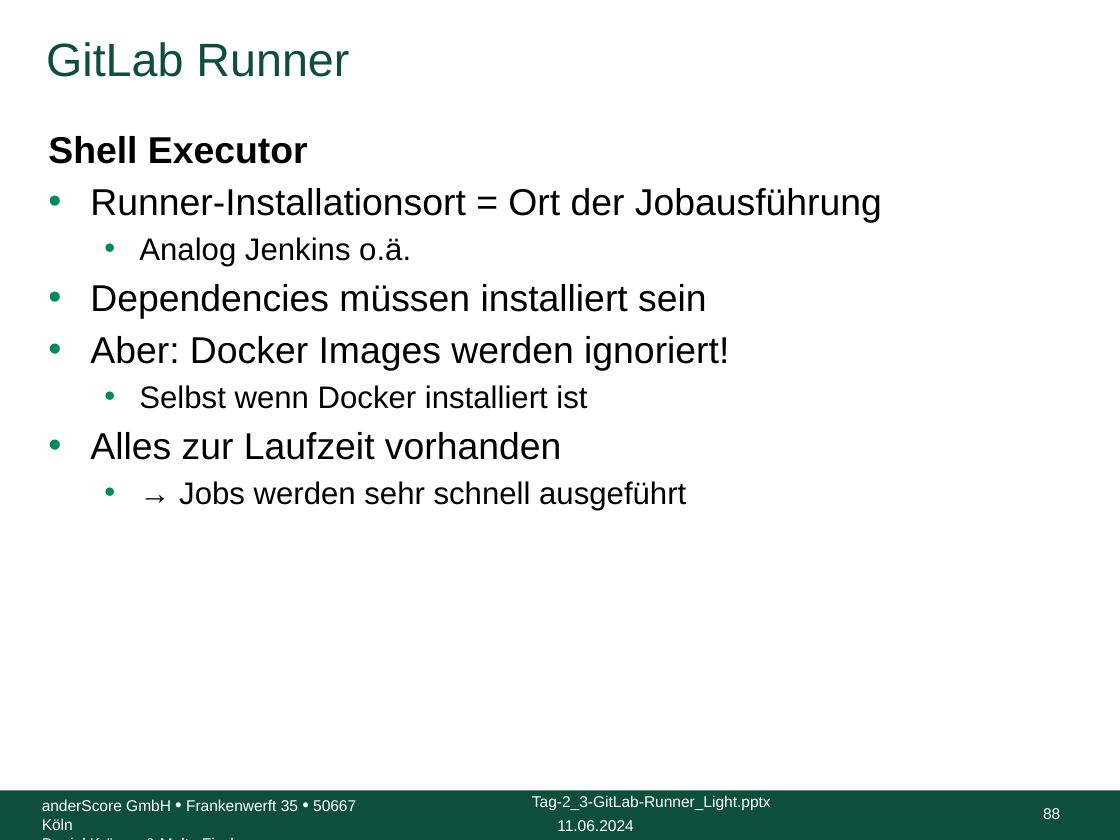
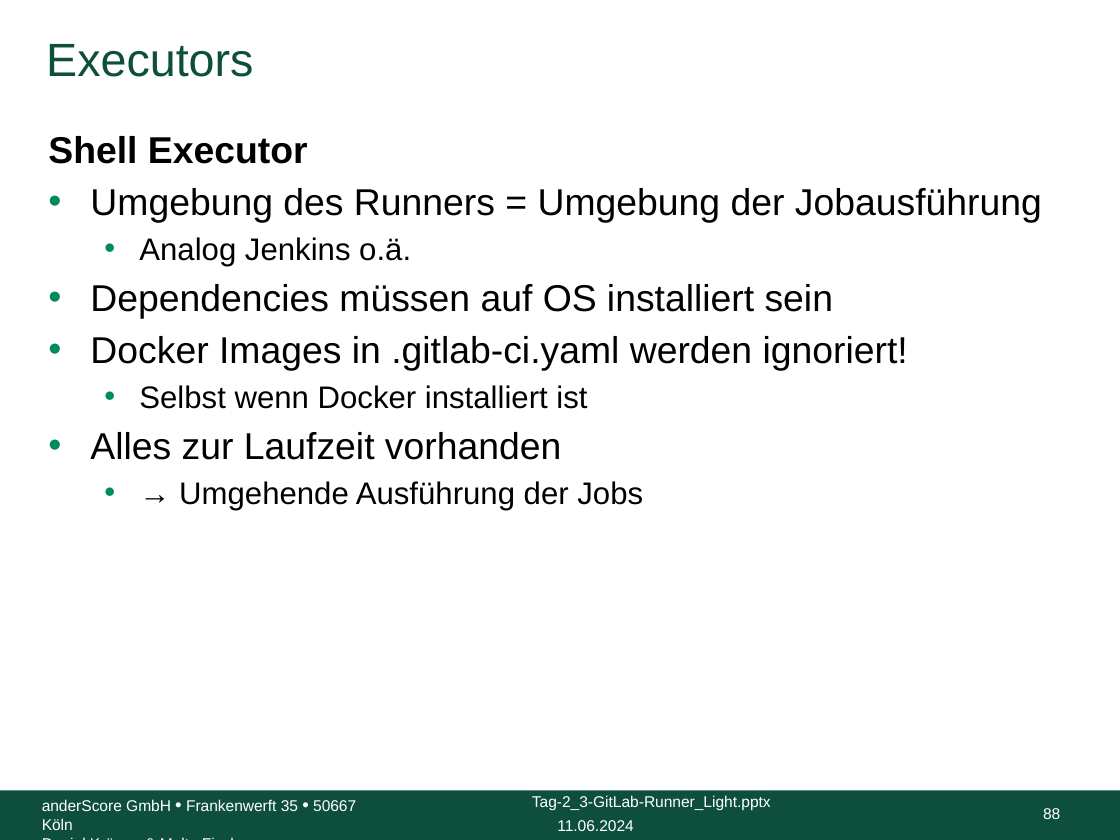
Before and after one commit to anderscore-gmbh/gitlab, a slide deck: slide 88 of slides/Tag-2_3-GitLab-Runner_Light.pptx. Drawn at 1120x840 pixels with LibreOffice and Linux fonts; fonts in the diff are those of the drawing; background and template pictures are left out. Boxes give left, top, right and bottom in pixels: in the first picture for what was removed or moved away, otherwise in the second. Text is boxed around its words. In the diff, an @@ line names an element or a change of style, - is before the commit and + after.

```diff
--- a/slides/Tag-2_3-GitLab-Runner_Light.pptx
+++ b/slides/Tag-2_3-GitLab-Runner_Light.pptx
@@ title at box(46, 44, 253, 77): text changed @@
-GitLab Runner
+Executors
@@ text at box(90, 188, 1042, 223): text changed @@
-• Runner-Installationsort = Ort der Jobausführung
+• Umgebung des Runners = Umgebung der Jobausführung
@@ text at box(90, 284, 908, 371): text changed @@
-• Dependencies müssen installiert sein
-• Aber: Docker Images werden ignoriert!
+• Dependencies müssen auf OS installiert sein
+• Docker Images in .gitlab-ci.yaml werden ignoriert!
@@ text at box(179, 481, 643, 510): text changed @@
-  • → Jobs werden sehr schnell ausgeführt
+  • → Umgehende Ausführung der Jobs
```
Also in this commit, not shown: 65 other slides changed, 3 other files.
